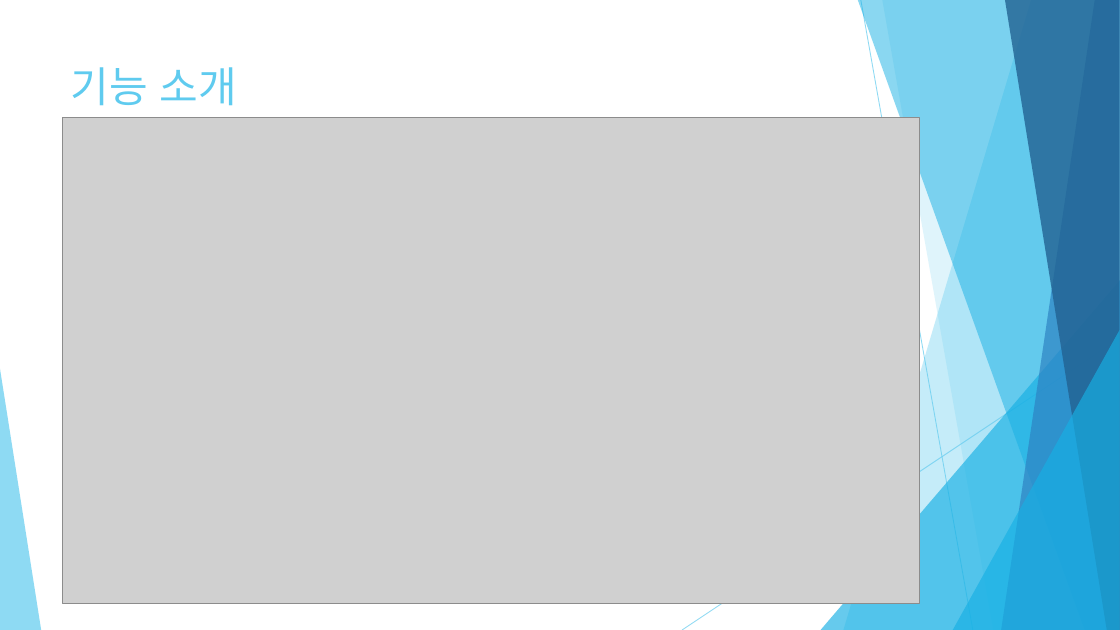
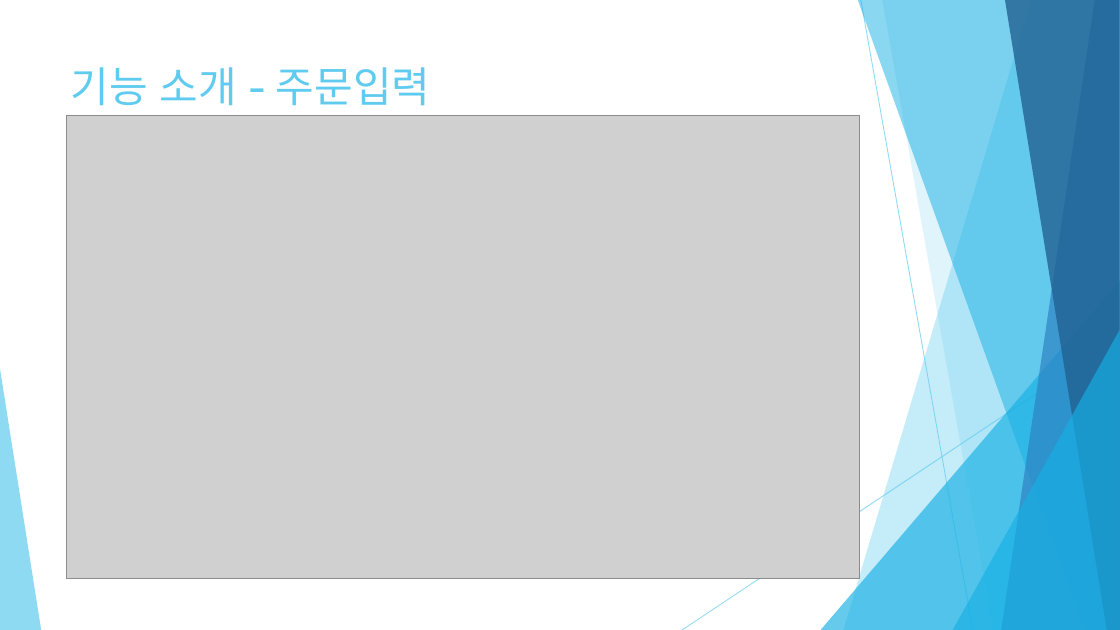
Before and after one commit to mywns123/project_yeop, a slide deck: slide 13 of document/세탁물 주문 관리_임준엽.pptx (slide 10 before the commit). Drawn at 1120x630 pixels with LibreOffice and Linux fonts; fonts in the diff are those of the drawing; grey boxes stand for pictures. Boxes give left, top, right and bottom in pixels: in the first picture for what was removed or moved away, otherwise in the second. Text is boxed around its words. In the diff, an @@ line names an element or a change of style, - is before the commit and + after.

```diff
--- a/document/세탁물 주문 관리_임준엽.pptx
+++ b/document/세탁물 주문 관리_임준엽.pptx
@@ title at [71, 67, 431, 106]: text changed @@
-기능 소개
+기능 소개 - 주문입력
@@ picture: place and size @@
-picture at [62, 118, 919, 604]
+picture at [66, 116, 860, 579]
```
Also in this commit, not shown: 19 other slides changed, 7 slides added, 19 other files.
